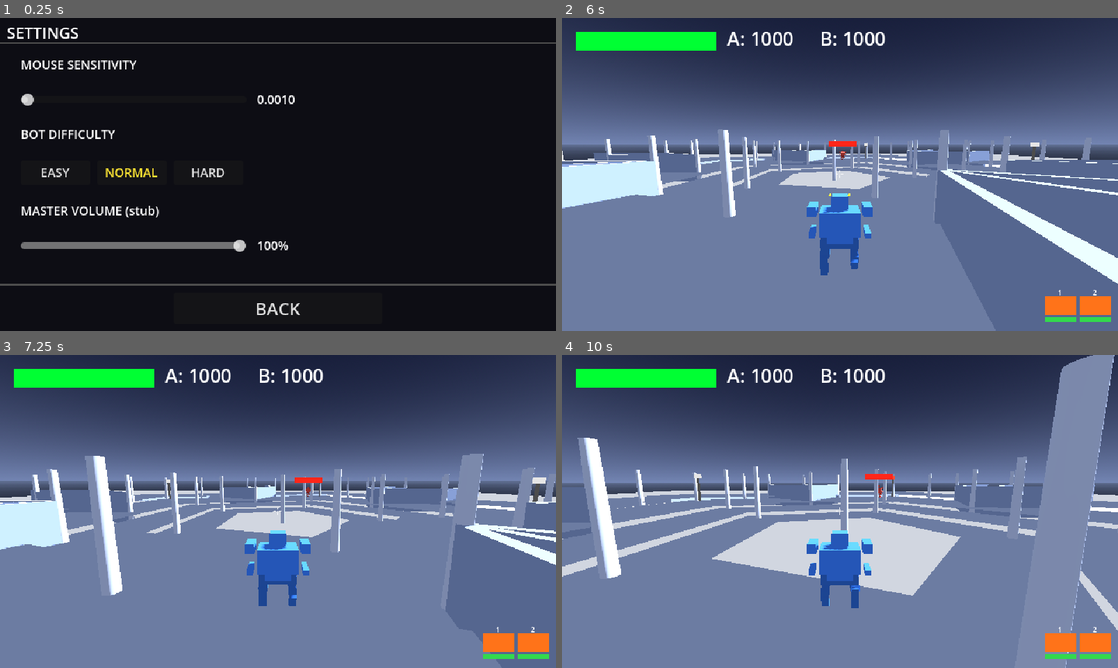
Above: before the commit, frames 1-4 (two rows, left to right).
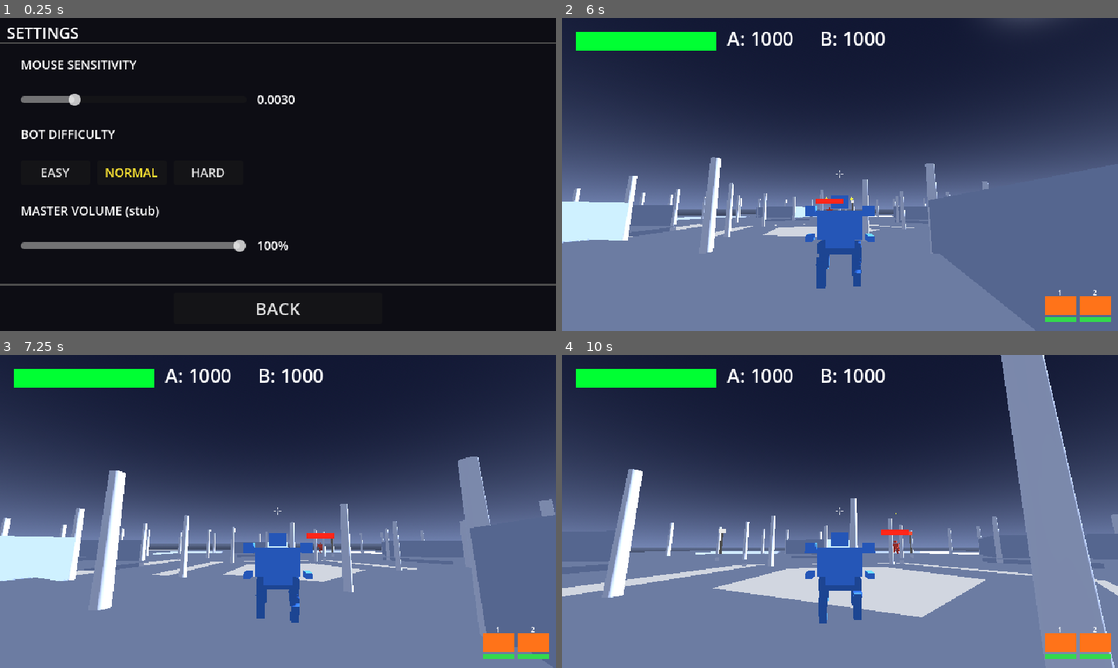
Above: after the commit, the same moments.

Repository: jonathandaley/Hardpoint
Game: Godot game, scene res://scenes/ui/Settings.tscn
Same seed, same stepped clock (60 frames per second), same inputs: the game is played once before the commit and once after it. This scene is started directly instead of the project's main scene.
Inputs (mouse positions are in pixels of both pictures, inside the frame that each line leads up to):
- Up to frame 1 (0.25 s): no input
- Up to frame 2 (6 s): click "HARD" at 0.5 s; click "EASY" at 1.25 s; click "EASY" at 2 s; click "NORMAL" at 2.75 s; click "NORMAL" at 3.5 s; click "BACK" at 4.25 s; click "FIND MATCH" at 5 s; tap Enter (ui_accept) at 5.75 s; move the mouse to (867, 174) at 5.77 s; press the mouse at (867, 174) at 5.78 s; hold W (move_forward) from 5.78 s (still down)
- Up to frame 3 (7.25 s): keep holding W (move_forward); tap Enter (ui_accept) at 6.02, 6.77 s; move the mouse to (250, 511) at 6.52 s; release the mouse at (250, 511) at 6.53 s; right-click (250, 511) at 6.6 s
- Up to frame 4 (10 s): keep holding W (move_forward); move the mouse to (851, 505) at 7.27 s; press the mouse at (851, 505) at 7.28 s; move the mouse to (834, 517) at 8.02 s; release the mouse at (834, 517) at 8.03 s; right-click (834, 517) at 8.1 s; tap Enter (ui_accept) at 8.27, 9.02, 9.77 s; move the mouse to (878, 514) at 8.77 s; press the mouse at (878, 514) at 8.78 s; tap R (reload) at 9.4 s; move the mouse to (795, 508) at 9.52 s; release the mouse at (795, 508) at 9.53 s; right-click (795, 508) at 9.6 s

The runs differ from the first frame. In frame 1, 0.3% of the frame differs, in the area x 3-52%, y 24-28%; in frame 2, 43%; in frame 3, 45%; in frame 4, 50%, in the area x 0-100%, y 0-100%.

Commit message:
Fix mouse sensitivity persistence and step climbing
Settings: block slider signals during _ready() init to prevent
the min_value clamp from firing value_changed with 0.001 and
overwriting the saved value; also save immediately on slider
change and difficulty toggle, not only on Back.

Step climbing: set ConcavePolygonShape3D.backface_collision=true
on step rings so raycasts detect the inner wall face regardless of
approach direction (previously only worked from the arena center).
Widen shin/clear rays to 0.8m and lower velocity threshold to 0.01
to handle angled and slow-bot approaches. Fire _step_up_remaining
only once per step (not every frame while shin ray hits) to
eliminate the overshoot hop.

Co-Authored-By: Claude Sonnet 4.6 <noreply@anthropic.com>

Diff:
--- a/scenes/arena/Arena.gd
+++ b/scenes/arena/Arena.gd
@@ -851,6 +851,7 @@
 			faces.append(a); faces.append(b); faces.append(c)
 
 	var shape := ConcavePolygonShape3D.new()
+	shape.backface_collision = true
 	shape.set_faces(faces)
 	var body := StaticBody3D.new()
 	var col := CollisionShape3D.new()
--- a/scripts/Mech.gd
+++ b/scripts/Mech.gd
@@ -112,8 +112,8 @@
 func remove_modifier(stat: String) -> void:
 	_modifiers.erase(stat)
 
-const _MAX_STEP := 0.40        # slightly above step geometry (0.35m) for margin
-const _STEP_RATE := 2.5        # m/s vertical lift speed while stepping up
+const _MAX_STEP  := 0.37   # slightly above step geometry (0.35m) for margin
+const _STEP_RATE := 2.5    # m/s vertical lift speed while stepping up
 var _step_up_remaining: float = 0.0
 
 func _physics_process(delta: float) -> void:
@@ -136,7 +136,7 @@
 	_update_legs(delta)
 
 func _try_step_up() -> void:
-	if not is_on_floor():
+	if not is_on_floor() and _step_up_remaining <= 0.0:
 		return
 	var horiz := Vector3(velocity.x, 0.0, velocity.z)
 
@@ -144,7 +144,7 @@
 	var dirs: Array[Vector3] = []
 	if _desired_move_dir != Vector3.ZERO:
 		dirs.append(_desired_move_dir)
-	if horiz.length_squared() >= 0.04:
+	if horiz.length_squared() >= 0.01:
 		var vel_dir := horiz.normalized()
 		if dirs.is_empty() or vel_dir.dot(dirs[0]) < 0.99:
 			dirs.append(vel_dir)
@@ -157,17 +157,18 @@
 	for dir in dirs:
 		var shin := PhysicsRayQueryParameters3D.create(
 			global_position + Vector3(0, 0.1, 0),
-			global_position + Vector3(0, 0.1, 0) + dir * 0.55, mask)
+			global_position + Vector3(0, 0.1, 0) + dir * 0.8, mask)
 		shin.exclude = ex
 		if not space.intersect_ray(shin):
 			continue
 		var clear := PhysicsRayQueryParameters3D.create(
 			global_position + Vector3(0, _MAX_STEP + 0.05, 0),
-			global_position + Vector3(0, _MAX_STEP + 0.05, 0) + dir * 0.55, mask)
+			global_position + Vector3(0, _MAX_STEP + 0.05, 0) + dir * 0.8, mask)
 		clear.exclude = ex
 		if space.intersect_ray(clear):
 			continue
-		_step_up_remaining = maxf(_step_up_remaining, _MAX_STEP)
+		if _step_up_remaining <= 0.0:
+			_step_up_remaining = _MAX_STEP
 		velocity.y = 0.0
 		return
 
--- a/scripts/Settings.gd
+++ b/scripts/Settings.gd
@@ -12,10 +12,12 @@
 func _ready() -> void:
 	Input.mouse_mode = Input.MOUSE_MODE_VISIBLE
 
+	sens_slider.set_block_signals(true)
 	sens_slider.min_value = 0.001
 	sens_slider.max_value = 0.010
 	sens_slider.step      = 0.0005
 	sens_slider.value     = Game.settings.get("mouse_sensitivity", 0.003)
+	sens_slider.set_block_signals(false)
 	_update_sens_label()
 
 	vol_slider.min_value = 0.0
@@ -45,6 +47,7 @@
 func _on_sens_changed(value: float) -> void:
 	Game.settings["mouse_sensitivity"] = value
 	_update_sens_label()
+	Game.save_settings()
 
 func _on_vol_changed(_value: float) -> void:
 	_update_vol_label()
@@ -52,6 +55,7 @@
 func _on_diff_pressed(idx: int) -> void:
 	Game.settings["bot_difficulty"] = idx
 	_highlight_diff(idx)
+	Game.save_settings()
 
 func _highlight_diff(idx: int) -> void:
 	for i in _diff_buttons.size():
